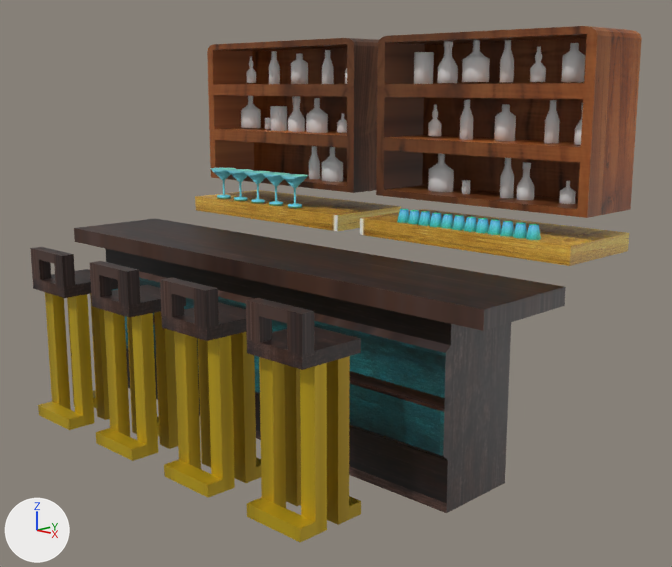
Two versions of the Blender file Models/Props/Utileria.blend, one commit apart.
The view is the same before and after, from a camera (50 mm lens) standing at (16.4, -14.71, 6.25) and looking at (0.89, 1.09, 1.58). Arrows for +X, +Y and +Z are at lower left; the lights stay in place.

Script lines for the objects in view, before the commit:
```python
ob_cube_005 = bpy.data.objects.new('Cube.005', me_cube)
ob_cube_005.location = (0.0, 0.0, 0.0)
ob_cube_005.scale = (6.0, 1.0, 1.98)
ob_cube_007 = bpy.data.objects.new('Cube.007', me_cube_007)
ob_cube_007.location = (3.41, 4.02, 5.5)
ob_cube_007.scale = (3.01, 0.957, 1.97)
ob_cylinder_006 = bpy.data.objects.new('Cylinder.006', me_cylinder_004)
ob_cylinder_006.location = (1.25, 3.84, 6.69)
ob_cylinder_006.scale = (0.244, 0.244, 0.382)
ob_cylinder_007 = bpy.data.objects.new('Cylinder.007', me_cylinder_005)
ob_cylinder_007.location = (2.01, 3.84, 6.71)
ob_cylinder_007.scale = (0.244, 0.244, 0.382)
ob_cylinder_017 = bpy.data.objects.new('Cylinder.017', me_cylinder_004)
ob_cylinder_017.location = (2.66, 3.84, 3.84)
ob_cylinder_017.scale = (0.104, 0.104, 0.162)
ob_cylinder_018 = bpy.data.objects.new('Cylinder.018', me_cylinder_005)
ob_cylinder_018.location = (4.37, 3.84, 3.99)
ob_cylinder_018.scale = (0.203, 0.203, 0.318)
ob_cylinder_024 = bpy.data.objects.new('Cylinder.024', me_cylinder_004)
ob_cylinder_024.location = (-4.14, 3.84, 5.31)
ob_cylinder_024.scale = (0.244, 0.244, 0.382)
ob_cylinder_025 = bpy.data.objects.new('Cylinder.025', me_cylinder_005)
ob_cylinder_025.location = (-3.39, 3.84, 5.32)
ob_cylinder_025.scale = (0.244, 0.244, 0.382)
ob_cylinder_032 = bpy.data.objects.new('Cylinder.032', me_cylinder_004)
ob_cylinder_032.location = (-4.61, 3.84, 5.18)
ob_cylinder_032.scale = (0.104, 0.104, 0.162)
# also in view: 'Cylinder.011' at (5.46, 3.84, 6.75); 'Cylinder.022' at (3.47, 2.74, 3.14); 'Cube.008' at (0.0, 3.72, 2.78); 'Cube.006' at (-0.05, -3.03, 0.18); 'Cylinder.023' at (-3.84, 2.73, 3.44)
```
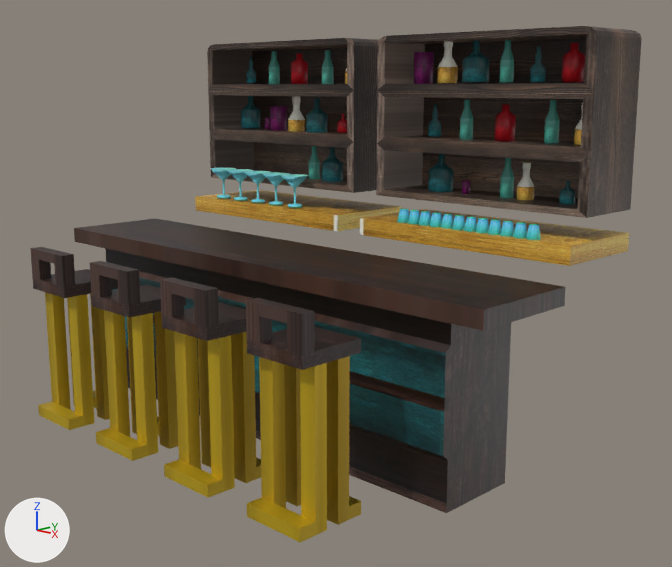
What differs and where, as boxes (x1, y1, x2, y2) in the pictures (672 x 567 px):
'Cube.007', recoloured, surface changed: (207, 26, 642, 218) in both
'Cylinder.008', recoloured (grey to cyan): (462, 40, 490, 82) in both
'Cylinder.011', recoloured (grey to red): (561, 43, 585, 82) in both
'Cylinder.019', recoloured (grey to cyan): (428, 154, 454, 192) in both
'Cylinder.012', recoloured (grey to red): (494, 104, 516, 141) in both
'Cylinder.006', recoloured (grey to purple): (414, 52, 434, 84) in both
'Cylinder.007', recoloured (grey to brown): (437, 41, 458, 83) in both
'Cylinder.026', recoloured (grey to cyan): (306, 98, 328, 133) in both
'Cylinder.035', recoloured (grey to cyan): (322, 147, 343, 182) in both
'Cylinder.015', recoloured (grey to cyan): (544, 100, 560, 143) in both
'Cylinder.009', recoloured (grey to cyan): (500, 40, 514, 82) in both
'Cylinder.034', recoloured (grey to cyan): (241, 96, 261, 128) in both
'Cylinder.018', recoloured (grey to brown): (517, 162, 535, 200) in both
'Cylinder.021', recoloured (grey to cyan): (500, 158, 514, 198) in both
'Cylinder.027', recoloured (grey to red): (291, 53, 308, 84) in both
'Cylinder.014', recoloured (grey to cyan): (460, 100, 473, 140) in both
'Cylinder.025', recoloured (grey to brown): (288, 96, 305, 132) in both
'Cylinder.024', recoloured (grey to purple): (270, 106, 287, 131) in both
'Cylinder.010', recoloured (grey to cyan): (530, 47, 546, 82) in both
'Cylinder.031', recoloured (grey to cyan): (322, 50, 334, 84) in both
'Cylinder.030', recoloured (grey to cyan): (269, 51, 280, 84) in both
'Cylinder.037', recoloured (grey to cyan): (309, 146, 320, 179) in both
'Cylinder.013', recoloured (grey to cyan): (428, 105, 442, 136) in both
'Cylinder.020', recoloured (grey to cyan): (559, 181, 576, 204) in both
'Cylinder.016', recoloured: (574, 103, 583, 145) in both
'Cylinder.028', recoloured (grey to cyan): (246, 56, 256, 83) in both
'Cylinder.017', recoloured: (462, 180, 471, 194) in both
'Cylinder.032', recoloured: (265, 118, 271, 129) in both
part 1 of me_cube_007, surface changed: (209, 26, 594, 218) in both

What the commit changed:
Picture 'telaRoja1.png' (img_telaroja1_png) is new.
Picture 'vidrioVerde1.png' (img_vidrioverde1_png) is new.
Picture 'morado2.png' (img_morado2_png) is new.
Picture 'MaderaOscura1.png' (img_maderaoscura1_png) is new.
Material 'cristal6' (mat_cristal6) is new.
Its texture is img_telaroja1_png.
Material 'cristal4' (mat_cristal4) is new.
Its texture is img_vidrioverde1_png.
Material 'cristal7' (mat_cristal7) is new.
Its texture is img_morado2_png.
Material 'maderax' (mat_maderax) is new.
Its texture is img_maderaoscura1_png.
me_cube_007 has 54 vertices, 50 faces and spans x -1.0..1.0, y -1.0..1.0, z -1.0..1.0.
me_cube_007 is used by ob_cube_007; location (3.41, 4.02, 5.5); scale (3.01, 0.957, 1.97).
me_cube_007 no longer uses material mat_madera2 (picture img_madera_02_jpeg).
me_cube_007 part 1: texture (UV) coordinates of 9 of 50 faces, centred in x 0.0, y -1.0..0.62, z -0.96..0.95, changed; they spanned u 0.38..0.62, v 0.75..1.0 and now span u 0.26..0.83, v 0.02..0.98.
me_cube_007 now uses material mat_maderax (picture img_maderaoscura1_png).
me_cylinder_004 has 32 vertices, 18 faces and spans x -1.0..1.0, y -1.0..1.0, z -1.0..1.0.
me_cylinder_004 now uses material mat_cristal7 (picture img_morado2_png).
me_cylinder_005 has 96 vertices, 82 faces and spans x -1.0..1.0, y -1.0..1.0, z -1.0..1.7.
me_cylinder_005 now uses material mat_madera (picture img_madera_01_jpeg).
me_cylinder_006 has 96 vertices, 82 faces and spans x -1.44..1.44, y -1.0..1.0, z -1.0..1.52.
me_cylinder_006 now uses material mat_material (picture img_vidrioverde3_png).
me_cylinder_007 has 64 vertices, 50 faces and spans x -1.0..1.0, y -1.0..1.0, z -1.0..2.74.
me_cylinder_007 now uses material mat_cristal4 (picture img_vidrioverde1_png).
me_cylinder_008 has 96 vertices, 82 faces and spans x -1.0..1.0, y -1.0..1.0, z -1.0..4.09.
me_cylinder_008 now uses material mat_material (picture img_vidrioverde3_png).
me_cylinder_009 has 64 vertices, 50 faces and spans x -1.0..1.0, y -1.0..1.0, z -1.0..1.95.
me_cylinder_009 now uses material mat_cristal6 (picture img_telaroja1_png).
